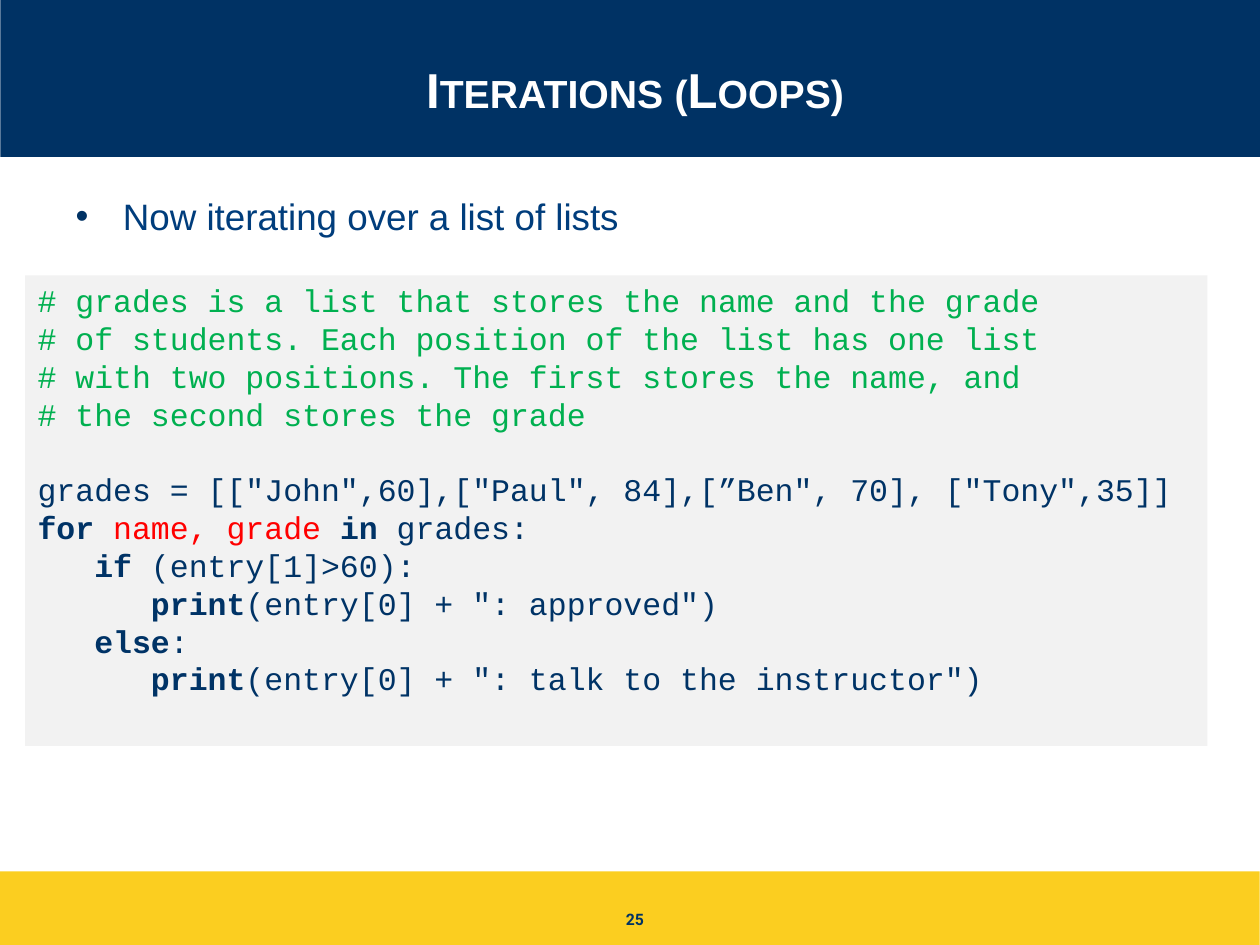
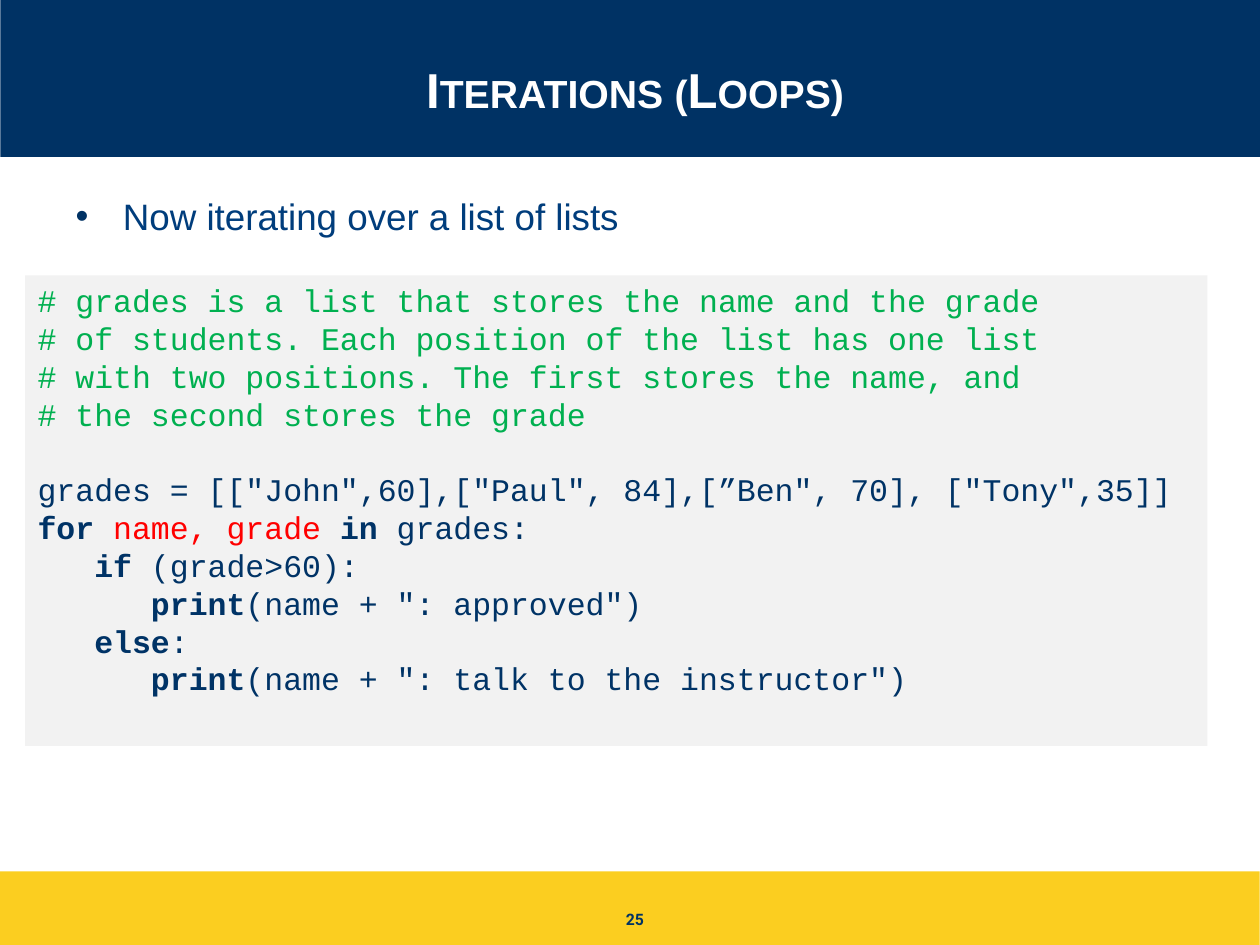
Before and after one commit to igorsteinmacher/INF502-Fall2020, a slide deck: slide 25 of slides/Python_ready_set_go.pptx. Drawn at 1260x945 pixels with LibreOffice and Linux fonts; fonts in the diff are those of the drawing. Boxes give left, top, right and bottom in pixels: in the first picture for what was removed or moved away, otherwise in the second. Text is boxed around its words. In the diff, an @@ line names an element or a change of style, - is before the commit and + after.

Commit message:
adding slides for Python files and exceptions

```diff
--- a/slides/Python_ready_set_go.pptx
+++ b/slides/Python_ready_set_go.pptx
@@ text in rectangle at (94, 554, 642, 622): text changed @@
-if (entry[1]>60):
-print(entry[0] + ": approved")
+if (grade>60):
+print(name + ": approved")
@@ text in rectangle at (151, 668, 907, 697): text changed @@
-print(entry[0] + ": talk to the instructor")
+print(name + ": talk to the instructor")
```
Also in this commit, not shown: 4 other files.
